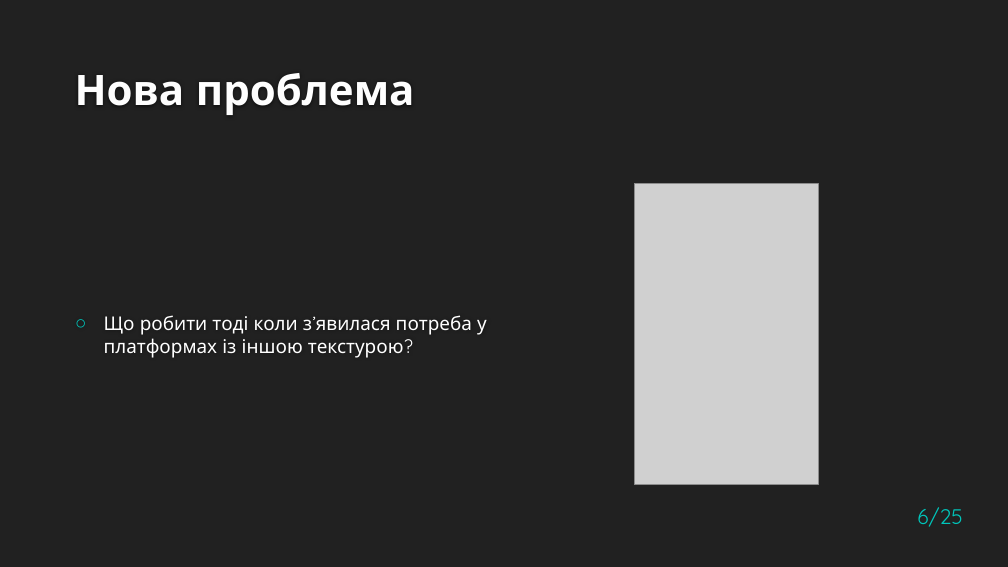
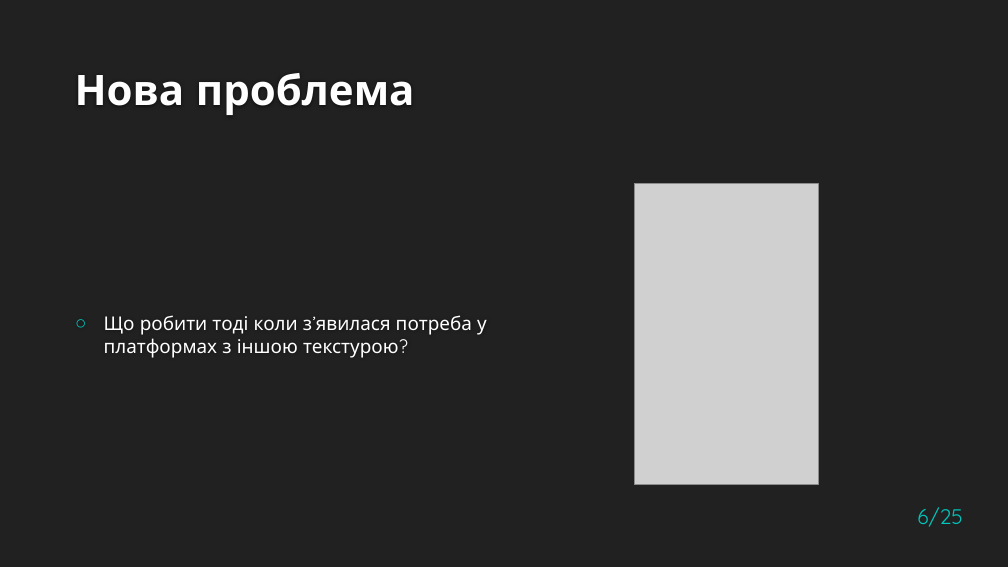
Before and after one commit to Qewby/doodle_jump, a slide deck: slide 6 of Flyweight_Proxy_Tsehelnyk.pptx. Drawn at 1008x567 pixels with LibreOffice and Linux fonts; fonts in the diff are those of the drawing; grey boxes stand for pictures; background and template pictures are left out. Boxes give left, top, right and bottom in pixels: in the first picture for what was removed or moved away, otherwise in the second. Text is boxed around its words. In the diff, an @@ line names an element or a change of style, - is before the commit and + after.

Commit message:
fix grammar in presentation

```diff
--- a/Flyweight_Proxy_Tsehelnyk.pptx
+++ b/Flyweight_Proxy_Tsehelnyk.pptx
@@ text at [104,315,487,358]: text changed @@
-○ Що робити тоді коли з’явилася потреба у платформах із іншою текстурою?
+○ Що робити тоді коли з’явилася потреба у платформах з іншою текстурою?
```
Also in this commit, not shown: 5 other slides changed.
